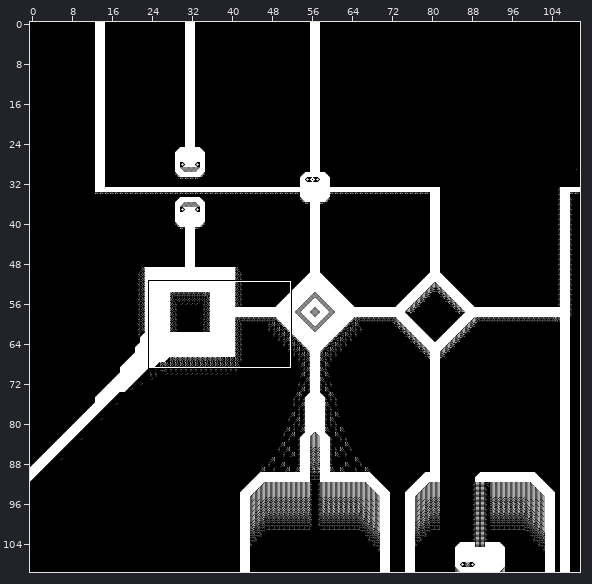
Tiled map (JSON): projects/project3/assets/maps/act4bmap.json. Above: a wide view before the commit, with the close-up outlined.
Close-up. Old version:
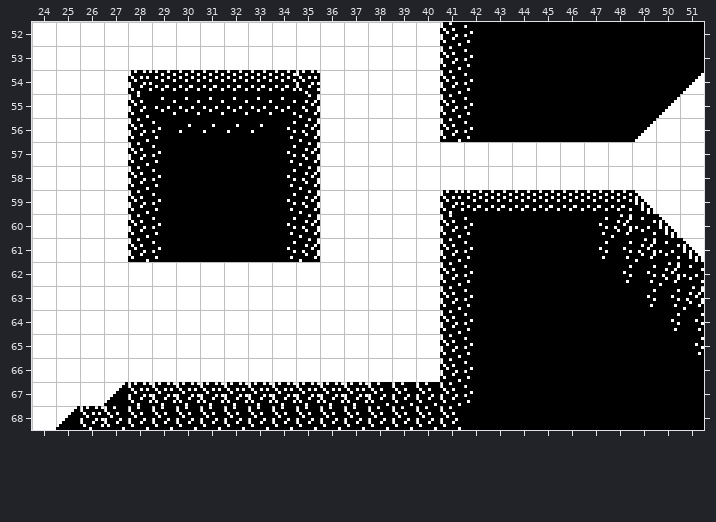
Cells are 16x16 px. Shown: x 24..51, y 52..68. The commit also changed other parts of the map, which this record leaves out.
After the commit:
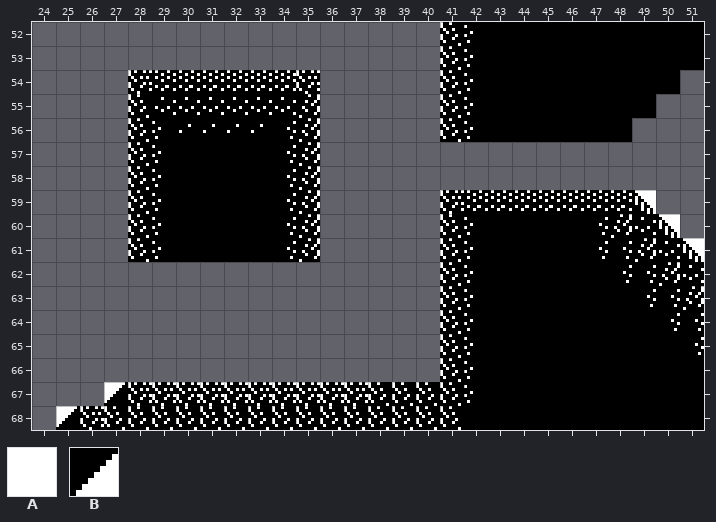
Key: from "map_tileset": A 0, B 11.
_ is an empty cell.
The edit:
Layer "background" (now hidden):
y 52..53: x 24..40 AAAAAAAAAAAAAAAAA -> _________________
y 54: x 24..27 AAAA -> ____; x 36..40 AAAAA -> _____; x 51 B -> _
y 55: x 24..27 AAAA -> ____; x 36..40 AAAAA -> _____; x 50..51 BA -> __
y 56: x 24..27 AAAA -> ____; x 36..40 AAAAA -> _____; x 49..51 BAA -> ___
y 57..58: x 24..27 AAAA -> ____; x 36..51 AAAAAAAAAAAAAAAA -> ________________
y 59: x 24..27 AAAA -> ____; x 36..40 AAAAA -> _____; x 50..51 AA -> __
y 60: x 24..27 AAAA -> ____; x 36..40 AAAAA -> _____; x 51 A -> _
y 61: x 24..27 AAAA -> ____; x 36..40 AAAAA -> _____
y 62..66: x 24..40 AAAAAAAAAAAAAAAAA -> _________________
y 67: x 24..26 AAA -> ___
y 68: x 24 A -> _
Where, in picture pixels (left, top, right, bottom), the same in both close-ups:
removed: (32, 22, 704, 430)
